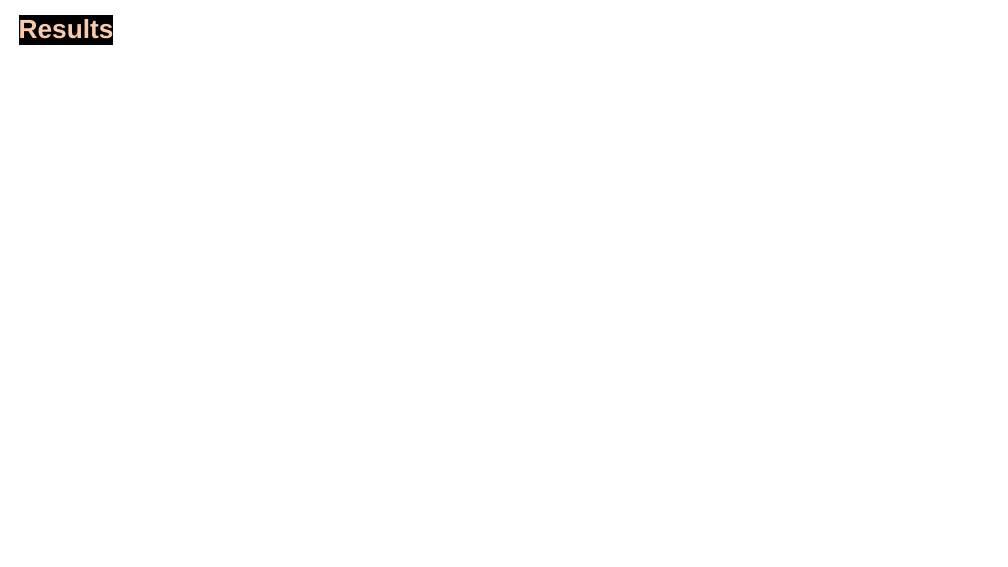
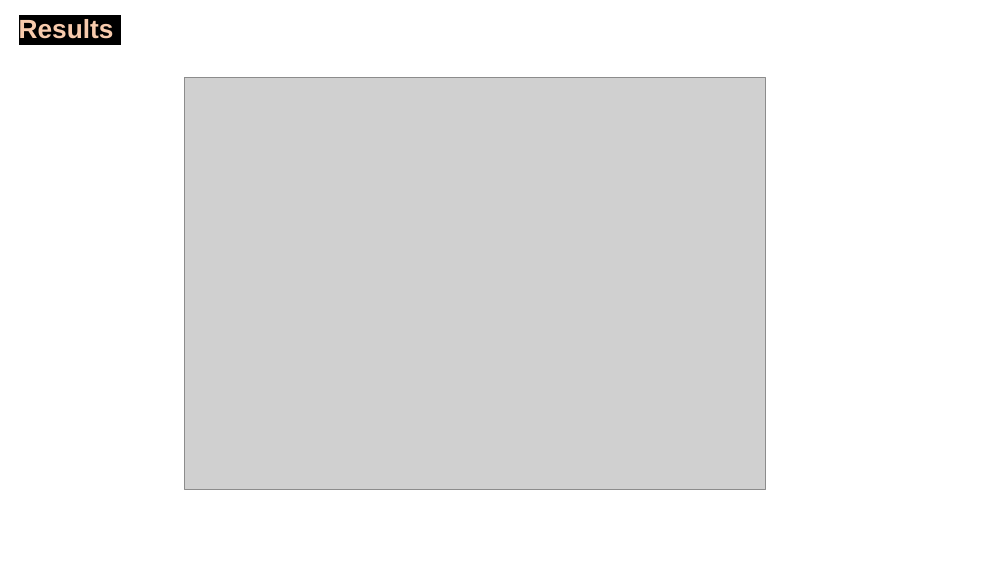
Before and after one commit to Sakbe/Multifilament_noCentralFilament, a slide deck: slide 5 of ISTTOK Centroid Position Reconstruction.pptx (slide 4 before the commit). Drawn at 1008x567 pixels with LibreOffice and Linux fonts; fonts in the diff are those of the drawing; grey boxes stand for pictures. Boxes give left, top, right and bottom in pixels: in the first picture for what was removed or moved away, otherwise in the second. Text is boxed around its words. In the diff, an @@ line names an element or a change of style, - is before the commit and + after.

```diff
--- a/ISTTOK Centroid Position Reconstruction.pptx
+++ b/ISTTOK Centroid Position Reconstruction.pptx
@@ text "Results" rewrapped from (19,17,114,44) to (19,19,114,39) @@
@@ picture added at (184,78,765,489) @@
```
Also in this commit, not shown: 5 slides added, 1 slide removed, 2 other files.
